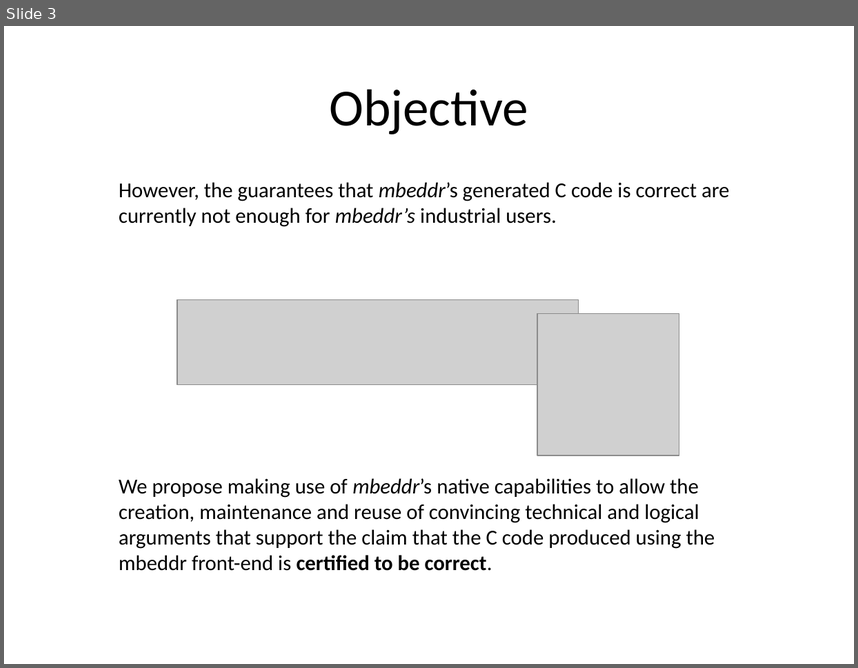
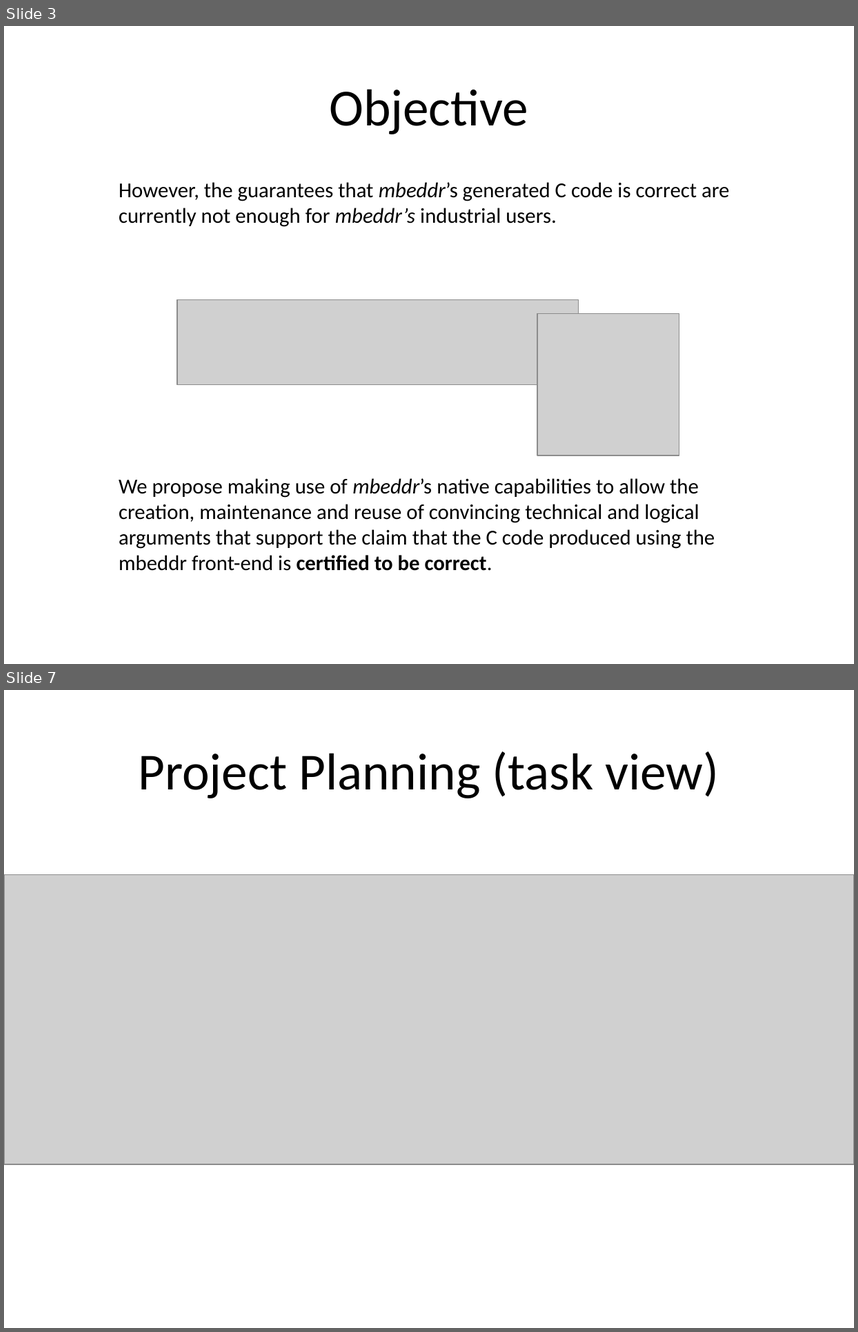
Before and after one commit to levilucio/cert_mbeddr, a slide deck: presentations/cert-mbeddr.pptx. Shown one above the other, each under a label of ours: slide 3 before the commit, slides 3 and 7 after it; the slides between them are not shown. The pictures are 858x668 and 858x1332 pixels, drawn with LibreOffice and Linux fonts; fonts in the diff are those of the drawing; grey boxes stand for pictures. Boxes give left, top, right and bottom in pixels: in the first picture for what was removed or moved away, otherwise in the second. Text is boxed around its words. In the diff, an @@ line names an element or a change of style, - is before the commit and + after.

Commit message:
added project management info

```diff
--- a/presentations/cert-mbeddr.pptx
+++ b/presentations/cert-mbeddr.pptx
@@ slide 7 added at [4, 690, 854, 1328], background #FFFFFF @@
@@ title added at [138, 751, 719, 798], 44 pt, text #000000 @@
+Project Planning (task view)
@@ picture added at [4, 874, 854, 1164] @@
```
Also in this commit, not shown: 3 slides changed, 1 other slide added, 6 other files.
